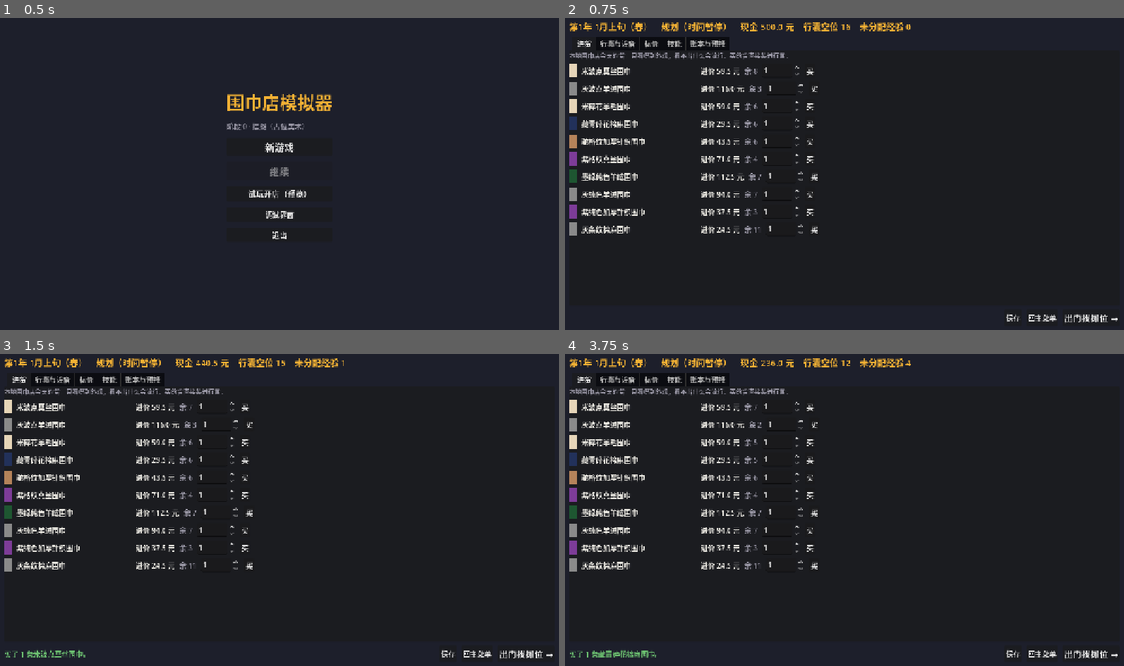
Above: before the commit, frames 1-4 (two rows, left to right).
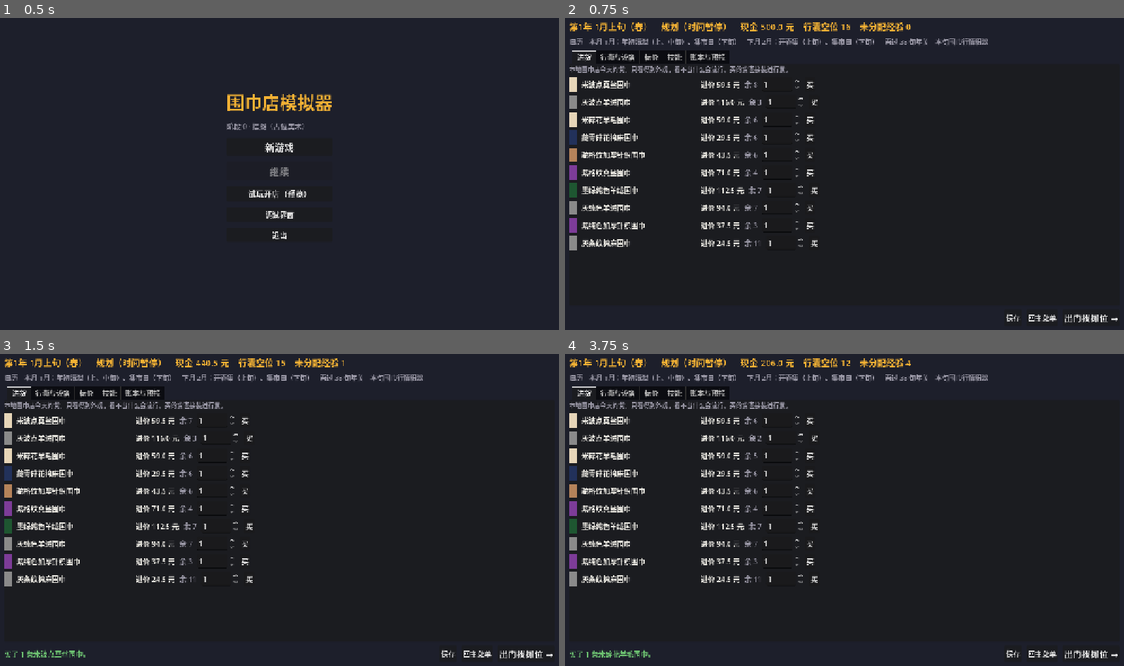
Above: after the commit, the same moments.

Repository: oZlUche/myshopsimulator
Game: Godot game, scene res://scenes/ui/main_menu.tscn
The game is run twice, just before and just after one commit, with the same random seed, the same clock (stepped at 60 frames per second) and the same inputs.
Inputs:
- Up to frame 1 (0.5 s): no input
- Up to frame 2 (0.75 s): click "新游戏" at 0.5 s
- Up to frame 3 (1.5 s): click "买" at 1.25 s
- Up to frame 4 (3.75 s): click "买" at 2 s; click "买" at 2.75 s; click "买" at 3.5 s

Frame 1 is identical in both runs. In frame 2, 8.2% of the frame differs, in the area x 0-76%, y 6-75%; in frame 3, 8.2%; in frame 4, 8.4%, in the area x 0-76%, y 2-98%.

Commit message:
客流加上季节、节日和天气的节拍（09 §1.8）
- EconomyState 加节拍层 B：季节需求余弦（11 月中峰、5 月中谷）× 日历事件
  （年关抢购、年初清淡、开春集、长假、丰收季、每月下旬集市日）× 突发天气
  （降温、回暖、下雨、大风沙，同类不叠、线性衰减），夹到 [0.6, 1.6]
- 归一化 Z 用二分求，让夹限后的固定部分一年均值正好 1（≈1.099）
- B 只乘过路客 / 进店密度和购物意向；店里下雨影响减半；C 的客流观测先除掉 B
- 突发天气存进 economy.rhythm_events，老存档读入为空
- 规划页加一行日历（本月、下月的事件，离年关几旬，本旬行情），
  摆摊和开店时提示当旬天气
- 单元测试 test_rhythm.gd，三年验证脚本 tests/tools/rhythm_probe.gd

Co-Authored-By: Claude Opus 5.5 (1M context) <noreply@anthropic.com>
Claude-Session: https://claude.ai/code/session_01DZTNU2fxQsPenFsNTxwtsM

Diff:
--- a/core/sim/economy_state.gd
+++ b/core/sim/economy_state.gd
@@ -52,6 +52,29 @@
 const RENT_WINDOW := 12
 ## 拖账倾向 κ = κ0·(1 + 1.5·max(0, −g))（09 §1.7）
 const CREDIT_RISK_G := 1.5
+## 节拍层 B（09 §1.8）：季节需求 · 日历事件 · 突发天气，固定部分年均归一到 1，只乘客流和购物意向
+const SEASON_D_AMP := 0.35
+const SEASON_D_PEAK := 32
+const B_MIN := 0.6
+const B_MAX := 1.6
+## 日历事件（按年内旬号 q = 1..36）：{name, q: {q: [客流倍率, 意向加成]}}；集市日另算（每月下旬）
+const CALENDAR := [
+	{"name": "年关抢购", "q": {34: [1.25, 0.10], 35: [1.45, 0.15], 36: [1.6, 0.20]}},
+	{"name": "年初清淡", "q": {1: [0.6, -0.05], 2: [0.8, -0.05]}},
+	{"name": "开春集", "q": {4: [1.3, 0.05]}},
+	{"name": "长假", "q": {19: [1.3, 0.05], 20: [1.2, 0.05]}},
+	{"name": "丰收季", "q": {22: [1.1, 0.05], 23: [1.1, 0.05], 24: [1.1, 0.05], 25: [1.1, 0.05], 26: [1.1, 0.05], 27: [1.1, 0.05]}},
+]
+const MARKET_DAY := [1.15, 0.0]
+## 突发天气：触发的年内旬号范围、每旬概率、客流倍率、意向加成、持续旬数（线性衰减到 1）；indoor = 店里受影响的比例
+const WEATHER := {
+	"cold": {"name": "突然降温", "tip": "突然冷了，来买围巾的人多", "tip_later": "还冷着，来买围巾的人还多", "q": [[19, 36], [1, 3]], "p": 0.10, "mult": 1.3, "intent": 0.1, "duration": 2, "indoor": 1.0},
+	"warm": {"name": "冬天回暖", "tip": "回暖了，没什么人想买围巾", "tip_later": "还暖和着，买围巾的人少", "q": [[28, 36]], "p": 0.06, "mult": 0.85, "intent": 0.0, "duration": 2, "indoor": 1.0},
+	"rain": {"name": "连着下雨", "tip": "连着下雨，街上人少（店里好一点）", "q": [[10, 18]], "p": 0.12, "mult": 0.75, "intent": 0.0, "duration": 1, "indoor": 0.5},
+	"sand": {"name": "大风沙", "tip": "刮大风沙，出门的人少，出来的更想买", "q": [[1, 9]], "p": 0.05, "mult": 0.8, "intent": 0.05, "duration": 1, "indoor": 1.0},
+}
+## 年关抢购从年内第 34 旬（12 月上旬）开始
+const YEAR_END_RUSH_Q := 34
 
 ## 年度基准（每 36 旬随机调整一次）。material_bias 为对季节基线的偏移。
 var base: Dictionary = {
@@ -62,6 +85,8 @@
 }
 ## 每年一条：{"consumption_level": Δ}
 var base_delta_history: Array = []
+## 节拍层的突发天气（09 §1.8）：[{kind, start, duration, traffic_mult, intent_add}]，同 material_events 的形式
+var rhythm_events: Array = []
 ## 最近旬的观测向量（最新在末尾）：{"price_ratio": 成交价/(标价·π) - 1, "sales": 成交件数, "traffic": 过路客数}
 var observations: Array = []
 
@@ -181,7 +206,163 @@
 		"material_cost_mult": cost_mult,
 		"credit_risk": float(base["wholesale_credit_risk"]) * (1.0 + CREDIT_RISK_G * maxf(0.0, -g)),
 		"rent_index_target": rent_index_target,
+		"rhythm_mult": rhythm(period, false),
+		"rhythm_mult_indoor": rhythm(period, true),
+		"rhythm_intent_add": rhythm_intent(period),
+		"calendar_events": calendar_names(period),
+		"weather_events": weather_names(period),
 	}
+
+
+# ---------- 节拍层 B（09 §1.8） ----------
+## 年内旬号 q = 1..36。
+static func year_q(period: int) -> int:
+	return (period - 1) % Clock.PERIODS_PER_YEAR + 1
+
+
+## 季节需求：峰在 11 月中（q = 32）1.35，谷在 5 月中 0.65，一年均值 1。
+static func season_demand(q: int) -> float:
+	return 1.0 + SEASON_D_AMP * cos(TAU * float(q - SEASON_D_PEAK) / Clock.PERIODS_PER_YEAR)
+
+
+## 日历事件在第 q 旬的 [客流倍率, 意向加成, 事件名列表]（固定、按年循环）。
+static func calendar(q: int) -> Array:
+	var mult := 1.0
+	var intent := 0.0
+	var names: Array = []
+	for ev in CALENDAR:
+		if ev["q"].has(q):
+			mult *= float(ev["q"][q][0])
+			intent += float(ev["q"][q][1])
+			names.append(ev["name"])
+	if q % Clock.PERIODS_PER_MONTH == 0:
+		mult *= float(MARKET_DAY[0])
+		intent += float(MARKET_DAY[1])
+		names.append("集市日")
+	return [mult, intent, names]
+
+
+static var _rhythm_norm := 0.0
+
+
+## 归一化 Z（只算一次）：让夹限后的固定部分 clamp(季节需求 × 日历 / Z) 一年 36 旬均值正好 1。
+## 不夹限的均值是 1.119，但年关最后两旬会顶到 1.6，直接除会让年均掉到 0.985，所以二分找 Z（≈ 1.099）。
+static func rhythm_norm() -> float:
+	if _rhythm_norm <= 0.0:
+		var lo := 0.5
+		var hi := 2.0
+		for i in 50:
+			var z := (lo + hi) / 2.0
+			var sum := 0.0
+			for q in range(1, Clock.PERIODS_PER_YEAR + 1):
+				sum += clampf(season_demand(q) * float(calendar(q)[0]) / z, B_MIN, B_MAX)
+			if sum / Clock.PERIODS_PER_YEAR > 1.0:
+				lo = z
+			else:
+				hi = z
+		_rhythm_norm = (lo + hi) / 2.0
+	return _rhythm_norm
+
+
+## 突发天气在这一旬的 [客流倍率, 意向加成]：同类不叠，不同类相乘；按开始后的旬数线性衰减到 1。
+func weather(period: int, indoor := false) -> Array:
+	var mult := 1.0
+	var intent := 0.0
+	for e in rhythm_events:
+		var age := period - int(e["start"])
+		var dur := int(e["duration"])
+		if age < 0 or age >= dur:
+			continue
+		var f := 1.0 - float(age) / dur
+		var share := float(WEATHER.get(e["kind"], {}).get("indoor", 1.0)) if indoor else 1.0
+		mult *= 1.0 + (float(e["traffic_mult"]) - 1.0) * f * share
+		intent += float(e["intent_add"]) * f
+	return [mult, intent]
+
+
+## B(t)：乘在过路客 / 进店密度上（09 §1.8）。indoor = 店面（雨天影响减半）。
+func rhythm(period: int, indoor := false) -> float:
+	var q := year_q(period)
+	var fixed := season_demand(q) * float(calendar(q)[0])
+	return clampf(fixed * float(weather(period, indoor)[0]) / rhythm_norm(), B_MIN, B_MAX)
+
+
+## 购物意向加成：日历 + 天气。
+func rhythm_intent(period: int) -> float:
+	return float(calendar(year_q(period))[1]) + float(weather(period)[1])
+
+
+static func calendar_names(period: int) -> Array:
+	return calendar(year_q(period))[2]
+
+
+func weather_names(period: int) -> Array:
+	var out: Array = []
+	for e in rhythm_events:
+		var age := period - int(e["start"])
+		if age >= 0 and age < int(e["duration"]):
+			out.append(WEATHER.get(e["kind"], {}).get("name", e["kind"]))
+	return out
+
+
+## 当旬天气提示（09 §1.8：天气只在发生当旬告诉玩家）。没有天气返回 ""。
+func weather_notice(period: int) -> String:
+	var tips: Array = []
+	for e in rhythm_events:
+		var age := period - int(e["start"])
+		if age >= 0 and age < int(e["duration"]):
+			var w: Dictionary = WEATHER.get(e["kind"], {})
+			tips.append(str(w.get("tip_later" if age > 0 and w.has("tip_later") else "tip", w.get("name", e["kind"]))))
+	return "；".join(tips)
+
+
+## 规划页的日历（固定、公开）：本月和下月的事件、离年关还有几旬、本旬行情冷热。
+static func calendar_outlook(period: int) -> String:
+	var parts: Array = []
+	var month_start := period - (period - 1) % Clock.PERIODS_PER_MONTH
+	for m in 2:
+		var first := month_start + m * Clock.PERIODS_PER_MONTH
+		var by_name := {}
+		for i in Clock.PERIODS_PER_MONTH:
+			if first + i < period:
+				continue
+			for n in calendar_names(first + i):
+				if not by_name.has(n):
+					by_name[n] = []
+				by_name[n].append(["上", "中", "下"][i])
+		var items: Array = []
+		for n in by_name:
+			items.append("%s（%s旬）" % [n, "、".join(by_name[n])])
+		parts.append("%s %d月：%s" % [["本月", "下月"][m], Clock.month_of(first), "、".join(items) if not items.is_empty() else "没什么事"])
+	var q := year_q(period)
+	if q >= YEAR_END_RUSH_Q:
+		parts.append("年关抢购中")
+	else:
+		parts.append("再过 %d 旬年关" % (YEAR_END_RUSH_Q - q))
+	var fixed := clampf(season_demand(q) * float(calendar(q)[0]) / rhythm_norm(), B_MIN, B_MAX)
+	var word := "很旺" if fixed >= 1.3 else ("偏旺" if fixed >= 1.1 else ("平常" if fixed >= 0.9 else ("偏淡" if fixed >= 0.7 else "很淡")))
+	parts.append("本旬围巾行情%s" % word)
+	return "　".join(parts)
+
+
+## 新的一旬掷一次突发天气：在季节范围内、同类没在生效，就按概率触发。
+func _roll_weather(period: int, rng: GameRng) -> void:
+	var alive: Array = []
+	for e in rhythm_events:
+		if period - int(e["start"]) < int(e["duration"]):
+			alive.append(e)
+	rhythm_events = alive
+	var q := year_q(period)
+	for kind in WEATHER:
+		var w: Dictionary = WEATHER[kind]
+		var in_season := false
+		for r in w["q"]:
+			in_season = in_season or (q >= int(r[0]) and q <= int(r[1]))
+		if not in_season or rhythm_events.any(func(e): return e["kind"] == kind):
+			continue
+		if rng.chance(float(w["p"])):
+			rhythm_events.append({"kind": kind, "start": period, "duration": int(w["duration"]),
+				"traffic_mult": float(w["mult"]), "intent_add": float(w["intent"])})
 
 
 ## 基准利率（年化）r = clamp(r0 + e_r·g + 0.5·(年化通胀 − 3%), 2%, 12%)（09 §1.3）。
@@ -221,6 +402,7 @@
 		var mats: Array = DataDB.attributes()["materials"].keys()
 		material_events.append({"material": rng.pick(mats), "boost": SHOCK_EVENT_SIZE * (1.0 if rng.chance(0.5) else -1.0),
 			"start": period, "duration": SHOCK_EVENT_LEN})
+	_roll_weather(period, rng)
 	g_history.append(g_prev)
 	while g_history.size() > RENT_WINDOW:
 		g_history.pop_front()
@@ -270,6 +452,7 @@
 		"fuel_index_rw": fuel_index_rw,
 		"material_shock": material_shock.duplicate(),
 		"material_events": material_events.duplicate(true),
+		"rhythm_events": rhythm_events.duplicate(true),
 		"g_history": g_history.duplicate(),
 		"rent_index_target": rent_index_target,
 		"policy": policy.duplicate(true),
@@ -289,6 +472,7 @@
 	e.fuel_index_rw = float(d.get("fuel_index_rw", 1.0))
 	e.material_shock = d.get("material_shock", {})
 	e.material_events = d.get("material_events", [])
+	e.rhythm_events = d.get("rhythm_events", [])
 	e.g_history = d.get("g_history", [])
 	e.rent_index_target = float(d.get("rent_index_target", e.price_level))
 	var pol: Dictionary = d.get("policy", {})
--- a/core/sim/period_runner.gd
+++ b/core/sim/period_runner.gd
@@ -34,7 +34,9 @@
 		"season_changed": false, "year_changed": false,
 	}
 	var ratio := (float(st["price_ratio_sum"]) / sales - 1.0) if sales > 0 else 0.0
-	s.economy.push_observation({"price_ratio": ratio, "sales": sales, "traffic": int(st["traffic"])})
+	# 客流观测先除掉节拍 B，年年都有的忙闲不当成动量（09 §1.8）
+	var b := float(s.econ_now().get("rhythm_mult_indoor" if s.player.phase == "shop" else "rhythm_mult", 1.0))
+	s.economy.push_observation({"price_ratio": ratio, "sales": sales, "traffic": float(st["traffic"]) / maxf(b, 0.01)})
 	s.trend.step(s.clock.period, s.rng)
 	var fc := Sampler.trend_forecast(s.trend, s.clock.period, s.player, s.rng)
 	s.knowledge.trend_hints.append_array(fc)
--- a/core/sim/shop_session.gd
+++ b/core/sim/shop_session.gd
@@ -40,6 +40,10 @@
 
 func is_display(sl: Slot) -> bool:
 	return sl.type == "ShopDisplay" and sl.location_id == LOC
+
+
+func indoor() -> bool:
+	return true
 
 
 func storage_slots() -> Array[Slot]:
--- a/core/sim/stall_session.gd
+++ b/core/sim/stall_session.gd
@@ -39,7 +39,7 @@
 ## 计时器到点了：下一位过路客按摊上实际摆着的货生成
 var _fit_pending := false
 var _returning: Array[CustomerProfile] = []
-## 景气对客流的修正 0.7 + 0.3·G（09 §3.3），一旬里不变
+## 景气和节拍对客流的修正 (0.7 + 0.3·G) · B（09 §3.3、§1.8），一旬里不变
 var _traffic_mult := 1.0
 
 
@@ -53,7 +53,8 @@
 		_returning = s.customers.roll_returning(s.rng)
 	else:
 		_returning.assign(returning)
-	_traffic_mult = 0.7 + 0.3 * float(s.econ_now()["G"])
+	var econ := s.econ_now()
+	_traffic_mult = (0.7 + 0.3 * float(econ["G"])) * float(econ.get("rhythm_mult_indoor" if indoor() else "rhythm_mult", 1.0))
 
 
 ## 这一旬还没回来的常客（店面和仓库来回跑时要接着用，别让同一个常客回来两次）。
@@ -69,6 +70,11 @@
 
 func is_display(sl: Slot) -> bool:
 	return sl.type == "StallTable"
+
+
+## 室内（店面）：雨天对客流的影响减半（09 §1.8）。摆摊在街上。
+func indoor() -> bool:
+	return false
 
 
 ## 找货时还会翻的地方（自动模拟用）：摊位上找不到就去行囊里。
--- a/core/truth/customer_profile.gd
+++ b/core/truth/customer_profile.gd
@@ -114,7 +114,8 @@
 	var G := float(econ.get("G", econ.get("consumption_level", 1.0)))
 	var spend := float(econ.get("spending_power", pow(G, EconomyState.SPEND_ELASTICITY)))
 	budget_mult = spend * float(econ.get("price_level", 1.0)) * budget_noise
-	intent_shift = 0.1 * (G - 1.0)
+	# 日历事件、突发天气的意向加成（09 §1.8 节拍层）
+	intent_shift = 0.1 * (G - 1.0) + float(econ.get("rhythm_intent_add", 0.0))
 
 
 ## 第一条按趋势 + 本季材质采样；后面几条多半是第一条换个颜色或图案，偶尔完全另起。
--- a/scenes/shop/shop.gd
+++ b/scenes/shop/shop.gd
@@ -40,6 +40,9 @@
 	else:
 		_say("到店里了。开门前时间不走：点货柜走过去，把包拿起来，再点货架的空处，撕开倒上去。")
 		_say("客人只看得到货架、橱窗和模特上的货；货柜里的客人看不到。点「摆设备」可以买、挪、卖设备。")
+		var weather := s.economy.weather_notice(s.clock.period)
+		if weather != "":
+			_say("今天" + weather + "。")
 	_refresh_all()
 
 
--- a/scenes/stall/stall.gd
+++ b/scenes/stall/stall.gd
@@ -50,6 +50,9 @@
 	_build()
 	_area.visitor_clicked.connect(_on_visitor_clicked)
 	_say("找好位置了。先把行囊里的货摆到摊位上，然后开张。时间还没开始走。")
+	var weather := s.economy.weather_notice(s.clock.period)
+	if weather != "":
+		_say("今天" + weather + "。")
 	_say("点堆顶那份的顶面：从顶部拿一份到手上，不会塌；点下面某份的侧面：从中间抽，抽不好上面会塌。再点某一格的空处，把手上的货放到那堆顶上。")
 	_say("按住拉框可以一次选好几份：框到堆顶就一份份拆下来，没框到堆顶就整块抽（块越厚越容易塌）；右键拉框一起翻看；在手上拉框选好再点某格空处，一起放下。")
 	_refresh_all()
--- a/scenes/ui/planning.gd
+++ b/scenes/ui/planning.gd
@@ -4,6 +4,7 @@
 var s: GameState
 var api: ActionAPI
 var _header: Label
+var _calendar: Label
 var _msg: Label
 var _tabs: TabContainer
 var _buy_box: VBoxContainer
@@ -29,6 +30,9 @@
 
 	_header = UIKit.label("", 20, UIKit.ACCENT)
 	root.add_child(_header)
+	_calendar = UIKit.label("", 15, UIKit.MUTED)
+	_calendar.autowrap_mode = TextServer.AUTOWRAP_WORD_SMART
+	root.add_child(_calendar)
 	_tabs = TabContainer.new()
 	_tabs.size_flags_vertical = Control.SIZE_EXPAND_FILL
 	root.add_child(_tabs)
@@ -83,6 +87,11 @@
 func _refresh() -> void:
 	_header.text = "%s　规划（时间暂停）　现金 %.1f 元　行囊空位 %d　未分配经验 %.0f" % [
 		s.clock.label(), s.player.cash, api.bag_free_space(), s.player.xp_pool]
+	var cal := "日历　" + EconomyState.calendar_outlook(s.clock.period)
+	var weather := s.economy.weather_notice(s.clock.period)
+	if weather != "":
+		cal += "\n本旬天气：" + weather
+	_calendar.text = cal
 	_refresh_buy()
 	_refresh_bag()
 	_refresh_prices()
--- /dev/null
+++ b/tests/tools/rhythm_probe.gd
@@ -0,0 +1,47 @@
+extends SceneTree
+## 节拍层三年验证（09 §1.8）：4 个种子 × 108 旬，AutoSeller 自动摆摊。
+
+
+func _init() -> void:
+	var all_b: Array = []
+	var all_k: Array = []
+	var all_c: Array = []
+	var all_g: Array = []
+	var by_q := {}
+	var traffic_by_q := {}
+	for seed_value in [2026, 7, 42, 99]:
+		var s := GameState.new_game(seed_value)
+		var year_b := [0.0, 0.0, 0.0]
+		for i in 108:
+			PeriodRunner.begin_period(s)
+			var econ := s.econ_now()
+			var b := float(econ["rhythm_mult"])
+			var g := float(econ["G"])
+			var q := EconomyState.year_q(s.clock.period)
+			all_b.append(b)
+			all_g.append(g)
+			all_k.append((0.7 + 0.3 * g) * b)
+			all_c.append(s.economy.continuous_term())
+			year_b[i / 36] += b / 36.0
+			by_q[q] = float(by_q.get(q, 0.0)) + b / 12.0
+			AutoSeller.auto_prepare(s, 0.6)
+			var r := AutoSeller.simulate_stall_period(s)
+			traffic_by_q[q] = float(traffic_by_q.get(q, 0.0)) + float(r["traffic"]) / 12.0
+		print("种子 %d：三年 B 年均 %.3f / %.3f / %.3f，末年 G %.3f，现金 %.0f" % [seed_value, year_b[0], year_b[1], year_b[2], float(s.econ_now()["G"]), s.player.cash])
+	print("B 均值 %.4f 范围 %.3f–%.3f" % [_mean(all_b), all_b.min(), all_b.max()])
+	print("G 均值 %.3f 范围 %.3f–%.3f" % [_mean(all_g), all_g.min(), all_g.max()])
+	print("(0.7+0.3G)·B 均值 %.3f 范围 %.3f–%.3f" % [_mean(all_k), all_k.min(), all_k.max()])
+	var abs_c: Array = all_c.map(func(c): return absf(c))
+	print("C 均值 %+.4f 范围 %+.3f–%+.3f |C| 均值 %.3f" % [_mean(all_c), all_c.min(), all_c.max(), _mean(abs_c)])
+	var line := "年内各旬平均 B / 客流："
+	for q in range(1, 37):
+		line += "\n  q%02d %.2f %4.0f" % [q, by_q[q], traffic_by_q[q]]
+	print(line)
+	quit(0)
+
+
+func _mean(a: Array) -> float:
+	var t := 0.0
+	for v in a:
+		t += float(v)
+	return t / maxf(1.0, a.size())
--- a/tests/unit/test_economy_cycle.gd
+++ b/tests/unit/test_economy_cycle.gd
@@ -136,7 +136,8 @@
 	while not s.street.can_place(x):
 		x += 0.5
 	var ss := StallSession.new(s, x)
-	assert_near(ss._traffic_mult, 0.94, 0.0001, "过路客 × (0.7 + 0.3·G)")
+	var b := float(s.econ_now()["rhythm_mult"])
+	assert_near(ss._traffic_mult, 0.94 * b, 0.0001, "过路客 × (0.7 + 0.3·G) · B")
 
 
 func test_end_period_moves_price_level_and_list_price() -> void:
--- /dev/null
+++ b/tests/unit/test_rhythm.gd
@@ -0,0 +1,177 @@
+extends TestCase
+## 节拍层 B(t)（09 §1.8）：季节需求、日历事件、突发天气只乘客流和购物意向，年均归一到 1。
+
+
+func test_fixed_part_averages_one_over_a_year() -> void:
+	var e := EconomyState.new()
+	var sum := 0.0
+	var peak_q := 0
+	var low_q := 0
+	for q in range(1, 37):
+		var b := e.rhythm(q)
+		assert_true(b >= EconomyState.B_MIN and b <= EconomyState.B_MAX, "B 在 [0.6, 1.6] 里")
+		sum += b
+		if peak_q == 0 or b > e.rhythm(peak_q):
+			peak_q = q
+		if low_q == 0 or b < e.rhythm(low_q):
+			low_q = q
+	assert_near(sum / 36.0, 1.0, 0.0001, "没天气时夹限后一年均值 = 1.000")
+	assert_near(EconomyState.rhythm_norm(), 1.0994, 0.001, "Z 让夹限后的均值归一")
+	assert_true(peak_q >= 34, "年关三旬是全年客流峰，实际峰在第 %d 旬" % peak_q)
+	assert_near(e.rhythm(1 + 36), e.rhythm(1), 0.000001, "固定部分按年循环")
+	var season_sum := 0.0
+	for q in range(1, 37):
+		season_sum += EconomyState.season_demand(q)
+	assert_near(season_sum / 36.0, 1.0, 0.000001, "季节需求余弦年均恰为 1")
+	assert_near(EconomyState.season_demand(32), 1.35, 0.000001, "11 月中峰 1.35")
+	assert_near(EconomyState.season_demand(14), 0.65, 0.000001, "5 月中谷 0.65")
+	assert_true(e.rhythm(14) < e.rhythm(32), "5 月中比 11 月中冷清")
+
+
+func test_calendar_events_and_market_day() -> void:
+	assert_eq(EconomyState.calendar_names(36), ["年关抢购", "集市日"], "年关最后一旬正好也是集市日")
+	assert_eq(EconomyState.calendar_names(1), ["年初清淡"])
+	assert_eq(EconomyState.calendar_names(4), ["开春集"])
+	assert_eq(EconomyState.calendar_names(5), [], "平常旬没事件")
+	assert_eq(EconomyState.calendar_names(36 + 4), ["开春集"], "第二年同一旬")
+	var c := EconomyState.calendar(35)
+	assert_near(float(c[0]), 1.45, 0.000001)
+	assert_near(float(c[1]), 0.15, 0.000001)
+	var cm := EconomyState.calendar(24)
+	assert_near(float(cm[0]), 1.1 * 1.15, 0.000001, "丰收季碰上集市日，倍率相乘")
+	var e := EconomyState.new()
+	assert_near(e.rhythm_intent(36), 0.20, 0.000001, "年关意向 +0.20")
+	assert_near(e.rhythm_intent(2), -0.05, 0.000001, "年初清淡意向 −0.05")
+	var econ := e.effective(35)
+	assert_eq(econ["calendar_events"], ["年关抢购"])
+	assert_near(float(econ["rhythm_mult"]), e.rhythm(35), 0.000001)
+	assert_near(float(econ["rhythm_intent_add"]), 0.15, 0.000001)
+
+
+func test_weather_decays_and_indoor_rain_is_halved() -> void:
+	var e := EconomyState.new()
+	e.rhythm_events = [{"kind": "cold", "start": 30, "duration": 2, "traffic_mult": 1.3, "intent_add": 0.1}]
+	assert_near(float(e.weather(29)[0]), 1.0, 0.000001, "开始前不生效")
+	assert_near(float(e.weather(30)[0]), 1.3, 0.000001, "当旬 ×1.3")
+	assert_near(float(e.weather(31)[0]), 1.15, 0.000001, "第二旬线性衰减一半")
+	assert_near(float(e.weather(32)[0]), 1.0, 0.000001, "持续 2 旬后没了")
+	assert_near(float(e.weather(30)[1]), 0.1, 0.000001)
+	assert_eq(e.weather_names(30), ["突然降温"])
+	assert_near(e.rhythm(30), clampf(e.rhythm(30 + 36) * 1.3, 0.6, 1.6), 0.000001, "天气乘在固定部分上")
+	e.rhythm_events = [{"kind": "rain", "start": 12, "duration": 1, "traffic_mult": 0.75, "intent_add": 0.0}]
+	assert_near(float(e.weather(12)[0]), 0.75, 0.000001, "街上 ×0.75")
+	assert_near(float(e.weather(12, true)[0]), 0.875, 0.000001, "店里减半 ×0.875")
+	assert_near(e.rhythm(12), EconomyState.B_MIN, 0.000001, "夏天本来就淡，下雨顶到 0.6 的夹限")
+	# 倍率本身拿一个不碰夹限的旬看
+	e.rhythm_events = [{"kind": "rain", "start": 30, "duration": 1, "traffic_mult": 0.75, "intent_add": 0.0}]
+	var wet := e.effective(30)
+	assert_near(float(wet["rhythm_mult"]), e.rhythm(30 + 36) * 0.75, 0.0001)
+	assert_near(float(wet["rhythm_mult_indoor"]), e.rhythm(30 + 36) * 0.875, 0.0001)
+	assert_eq(wet["weather_events"], ["连着下雨"])
+
+
+func test_weather_rolls_in_season_without_stacking() -> void:
+	var e := EconomyState.new()
+	var rng := GameRng.new(4)
+	var counts := {}
+	var max_alive := 0
+	for p in range(2, 36 * 40 + 2):
+		e.period_step(p, 0.0, rng)
+		var q := EconomyState.year_q(p)
+		var kinds := {}
+		for ev in e.rhythm_events:
+			if int(ev["start"]) == p:
+				counts[ev["kind"]] = int(counts.get(ev["kind"], 0)) + 1
+				var ok := false
+				for r in EconomyState.WEATHER[ev["kind"]]["q"]:
+					ok = ok or (q >= int(r[0]) and q <= int(r[1]))
+				assert_true(ok, "%s 只在季节里出现（第 %d 旬）" % [ev["kind"], q])
+			if p - int(ev["start"]) < int(ev["duration"]):
+				assert_true(not kinds.has(ev["kind"]), "同类不叠加")
+				kinds[ev["kind"]] = true
+		max_alive = maxi(max_alive, e.rhythm_events.size())
+	assert_true(max_alive <= EconomyState.WEATHER.size(), "过期的天气会清掉")
+	for k in EconomyState.WEATHER:
+		assert_true(int(counts.get(k, 0)) > 0, "%s 四十年里出现过" % k)
+	# 降温：秋冬 21 旬、每旬 10%、同类不叠 → 一年大约 1.9 次
+	assert_true(int(counts["cold"]) > 40 and int(counts["cold"]) < 110, "降温次数合理：%d" % int(counts["cold"]))
+
+
+func test_weather_mean_close_to_one_over_years() -> void:
+	var e := EconomyState.new()
+	var rng := GameRng.new(17)
+	var sum_fixed := 0.0
+	var sum_all := 0.0
+	var n := 36 * 30
+	for p in range(2, n + 2):
+		e.period_step(p, 0.0, rng)
+		var q := EconomyState.year_q(p)
+		sum_fixed += clampf(EconomyState.season_demand(q) * float(EconomyState.calendar(q)[0]) / EconomyState.rhythm_norm(), 0.6, 1.6)
+		sum_all += e.rhythm(p)
+	assert_near(sum_fixed / n, 1.0, 0.000001, "固定部分年均 = 1.000")
+	assert_true(absf(sum_all / n - 1.0) < 0.02, "含天气、夹限后长期均值 0.98–1.02：%f" % (sum_all / n))
+
+
+func test_intent_and_traffic_carry_rhythm() -> void:
+	var trend := {"color": {"red": 1.0}, "pattern": {"solid": 1.0}}
+	var base := {"G": 1.0, "material_pref": {"wool": 1.0}}
+	var rush := base.duplicate()
+	rush["rhythm_intent_add"] = 0.2
+	var a := CustomerProfile.generate("a", base, trend, GameRng.new(7))
+	var b := CustomerProfile.generate("b", rush, trend, GameRng.new(7))
+	assert_near(b.intent, clampf(float(b.derived["intent"]) + 0.2, 0.05, 1.0), 0.0001, "年关意向 +0.20")
+	assert_near(a.intent, float(a.derived["intent"]), 0.0001)
+	var s := GameState.new_game(5)
+	s.clock.period = 35
+	s.economy.rhythm_events = [{"kind": "rain", "start": 35, "duration": 1, "traffic_mult": 0.75, "intent_add": 0.0}]
+	PeriodRunner.begin_period(s)
+	var x := 0.5
+	while not s.street.can_place(x):
+		x += 0.5
+	var stall := StallSession.new(s, x)
+	var shop := ShopSession.new(s)
+	var g := float(s.econ_now()["G"])
+	assert_near(stall._traffic_mult, (0.7 + 0.3 * g) * s.economy.rhythm(35), 0.0001, "摆摊客流 × B")
+	assert_near(shop._traffic_mult, (0.7 + 0.3 * g) * s.economy.rhythm(35, true), 0.0001, "店里客流 × B（雨减半）")
+
+
+func test_traffic_observation_is_divided_by_rhythm() -> void:
+	var s := GameState.new_game(3)
+	s.clock.period = 36
+	PeriodRunner.begin_period(s)
+	var b := s.economy.rhythm(36)
+	s.period_stats["traffic"] = 100
+	PeriodRunner.end_period(s)
+	var obs: Dictionary = s.economy.observations[-1]
+	assert_near(float(obs["traffic"]), 100.0 / b, 0.0001, "C 的客流观测先除掉 B")
+
+
+func test_rhythm_events_survive_save_and_old_saves_default_empty() -> void:
+	var e := EconomyState.new()
+	e.rhythm_events = [{"kind": "sand", "start": 5, "duration": 1, "traffic_mult": 0.8, "intent_add": 0.05}]
+	var back := EconomyState.from_dict(JSON.parse_string(JSON.stringify(e.to_dict())))
+	assert_near(back.rhythm(5), e.rhythm(5), 0.000001)
+	assert_eq(back.weather_names(5), ["大风沙"])
+	var old := EconomyState.from_dict({"base": {"consumption_level": 1.0}})
+	assert_eq(old.rhythm_events, [], "老存档没有天气事件")
+	assert_near(old.rhythm(5), e.rhythm(5 + 36), 0.000001, "老存档只剩固定节拍")
+
+
+func test_planning_calendar_and_weather_notice() -> void:
+	var t := EconomyState.calendar_outlook(1)
+	assert_true(t.contains("本月 1月：年初清淡（上、中旬）、集市日（下旬）"), t)
+	assert_true(t.contains("下月 2月：开春集（上旬）、集市日（下旬）"), t)
+	assert_true(t.contains("再过 33 旬年关"), t)
+	assert_true(t.contains("本旬围巾行情很淡"), t)
+	var mid := EconomyState.calendar_outlook(2)
+	assert_true(mid.contains("本月 1月：年初清淡（中旬）"), "过去的旬不再列：%s" % mid)
+	var rush := EconomyState.calendar_outlook(36 + 35)
+	assert_true(rush.contains("年关抢购中") and rush.contains("下月 1月：年初清淡"), rush)
+	assert_true(rush.contains("很旺"), rush)
+	assert_true(EconomyState.calendar_outlook(14).contains("本月 5月：集市日（下旬）"), "5 月只有月底的集")
+	var e := EconomyState.new()
+	assert_eq(e.weather_notice(30), "")
+	e.rhythm_events = [{"kind": "cold", "start": 30, "duration": 2, "traffic_mult": 1.3, "intent_add": 0.1}]
+	assert_eq(e.weather_notice(30), "突然冷了，来买围巾的人多")
+	assert_eq(e.weather_notice(31), "还冷着，来买围巾的人还多")
+	assert_eq(e.weather_notice(32), "", "过去了就不提")
Not shown, added: tests/tools/rhythm_probe.gd.uid
Not shown, added: tests/unit/test_rhythm.gd.uid
